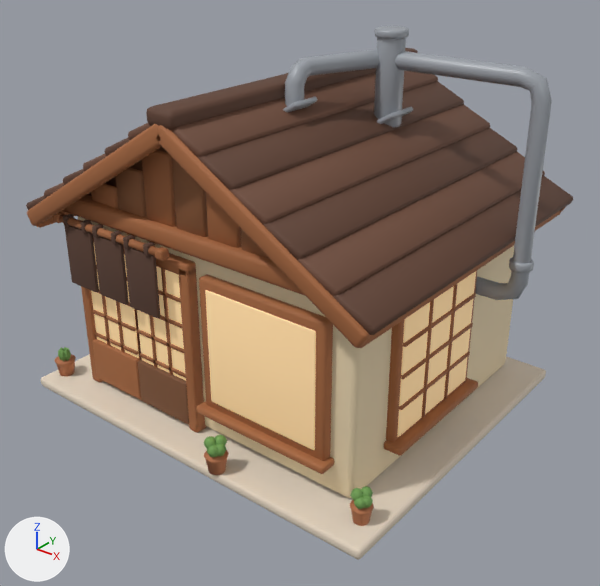
A saved change to the glTF model src/assets/shops/okonomiyaki.glb.
One viewpoint serves both versions: a 50 mm camera at (3.14, -3.95, 3.11) aimed at (0.15, -0.22, 0.79). The axes (+X, +Y, +Z) are drawn at lower left. The lights are the same throughout. The first picture is the older version. Vertices at exactly the same position are counted once.

Objects in the first picture: 'okonomiyaki'.
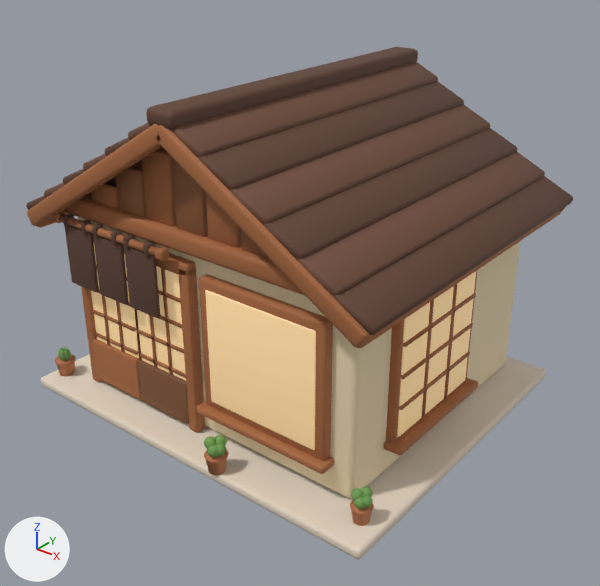
Patch to the scene script:
```diff
--- a/src/assets/shops/okonomiyaki.glb.py
+++ b/src/assets/shops/okonomiyaki.glb.py
@@ me_cube @@
 # used by ob_okonomiyaki; location = (0.0, 0.0, 0.0)
-me_cube.from_pydata(...)  # 3852 vertices, 7284 faces; spans x -1.35..1.45, y -1.27..1.17, z 0.0..2.38
+me_cube.from_pydata(...)  # 3360 vertices, 6328 faces; spans x -1.35..1.35, y -1.27..1.17, z 0.0..2.12
+# me_cube part 1: 7 loose pieces with 492 vertices, spanning x 0.09..1.45, y -0.4..0.42, z 0.88..2.38, are deleted
 me_cube.materials.append(mat_e3d4c0)
@@ me_cube @@
 me_cube.materials.append(mat_5c4033)
-me_cube.materials.append(mat_9da2a9)  # grey #9da2a9
 me_cube.materials.append(mat_b9744c)
```

Pixel boxes (x1, y1, x2, y2) of what changed, in the pictures (600 x 586 px):
'okonomiyaki', reshaped
    before: (26, 26, 573, 560)
    after: (26, 47, 573, 560)
part 1 of me_cube, deleted
    before: (283, 26, 552, 300)
